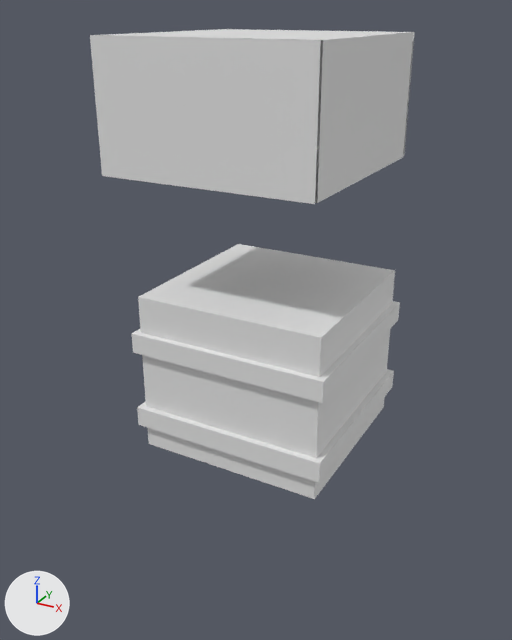
The OBJ model tools/armor_src/models/entity/hoarstep/chest_arm_r.obj, before and after one commit.
Camera for both pictures: a 50 mm camera at (0.088, -0.895, 1.468) aimed at (-0.391, -0.024, 1.032). Arrows for +X, +Y and +Z are at lower left; the lights stay in place. The older version comes first. Where no turn or scale is listed for an object, it has been applied to the vertices.

The first picture shows 'chest_arm_r'.
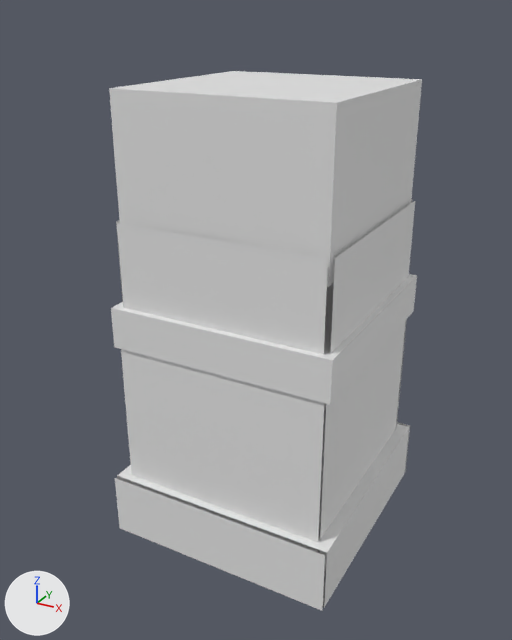
The change in detail:
me_chest_arm_r is used by ob_chest_arm_r; location (0.0, 0.0, 0.0).
me_chest_arm_r had 40 vertices, 48 faces and spanned x -0.55..-0.222, y -0.162..0.163, z 0.837..1.438.
me_chest_arm_r now has 72 vertices, 60 faces and spans x -0.556..-0.194, y -0.187..0.188, z 0.688..1.375.
me_chest_arm_r part 1: a new loose piece, a box spanning x -0.531..-0.219, y -0.156..0.156, z 1.163..1.375.
me_chest_arm_r part 2: the loose piece of 8 vertices spanning x -0.55..-0.237, y -0.156..0.156, z 1.263..1.438 is scaled about its middle by (1.04, 1.04, 1.93), then moved by (0.019, 0.0, -0.469).
me_chest_arm_r part 3: a new loose piece, a box spanning x -0.547..-0.203, y -0.172..0.172, z 1.013..1.075.
me_chest_arm_r part 4: the loose piece of 8 vertices spanning x -0.55..-0.237, y -0.156..0.156, z 1.263..1.438 is copied, and the copy is scaled about its middle by (1.16, 1.16, 0.571), then moved by (0.019, 0.0, -0.613); it spans x -0.556..-0.194, y -0.181..0.181, z 0.688..0.788.
me_chest_arm_r part 5: the loose piece of 8 vertices spanning x -0.528..-0.222, y -0.153..0.153, z 0.875..0.906 is deleted.
me_chest_arm_r part 6: the loose piece of 4 vertices spanning x -0.55..-0.237, y -0.162, z 1.263..1.438 is deleted.
me_chest_arm_r part 7: the loose piece of 4 vertices spanning x -0.55..-0.237, y 0.163, z 1.263..1.438 is deleted.
Part 8, on me_chest_arm_r:
16 vertices are removed from x -0.528..-0.222, y -0.153..0.153, z 0.837..1.087.
24 faces are deleted.
32 vertices are added at x -0.556..-0.194, y -0.187..0.188, z 0.688..1.2.
8 new vertices lie (0.312, 0.0, 0.0) away from vertices in x -0.531, y -0.162..0.163, z 1.038..1.2.
20 new faces join them.

What differs and where, as boxes (x1, y1, x2, y2) in the pictures (512 x 640 px; the box of a moved part takes in the faces that stretch with it):
'chest_arm_r', reshaped (15% taller): before (90, 29, 415, 499); after (109, 71, 422, 610)
part 1 of me_chest_arm_r, added: after (109, 71, 422, 287)
part 2 of me_chest_arm_r, moved or reshaped: before (101, 29, 413, 203); after (318, 320, 406, 571)
part 3 of me_chest_arm_r, added: after (111, 274, 417, 405)
part 4 of me_chest_arm_r, added: after (117, 408, 409, 608)
part 5 of me_chest_arm_r, deleted: before (137, 369, 394, 483)
part 6 of me_chest_arm_r, deleted: before (90, 35, 321, 204)
part 7 of me_chest_arm_r, deleted: before (241, 29, 415, 157)
part 8 of me_chest_arm_r, moved or reshaped: before (132, 244, 400, 499); after (115, 199, 415, 610)
